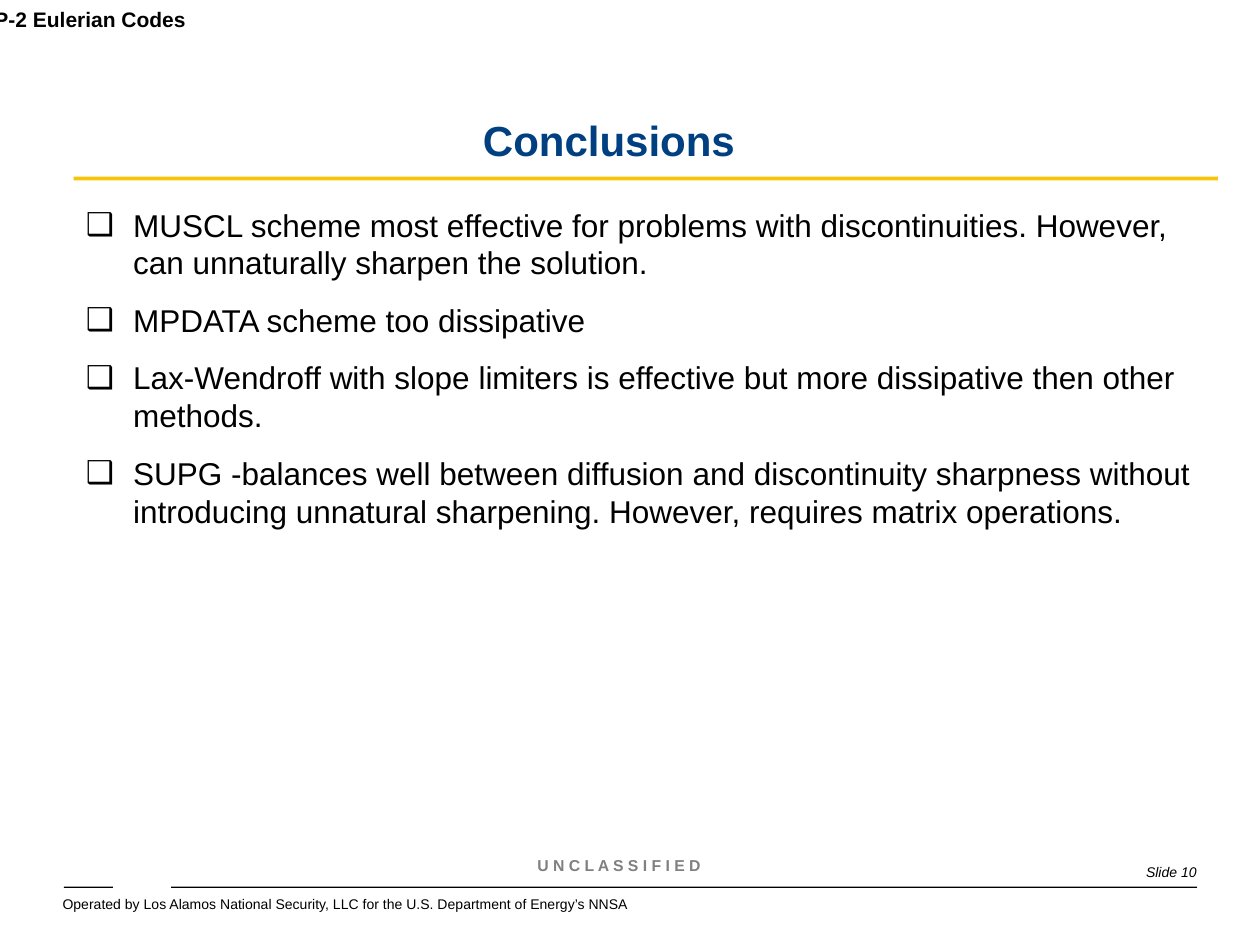
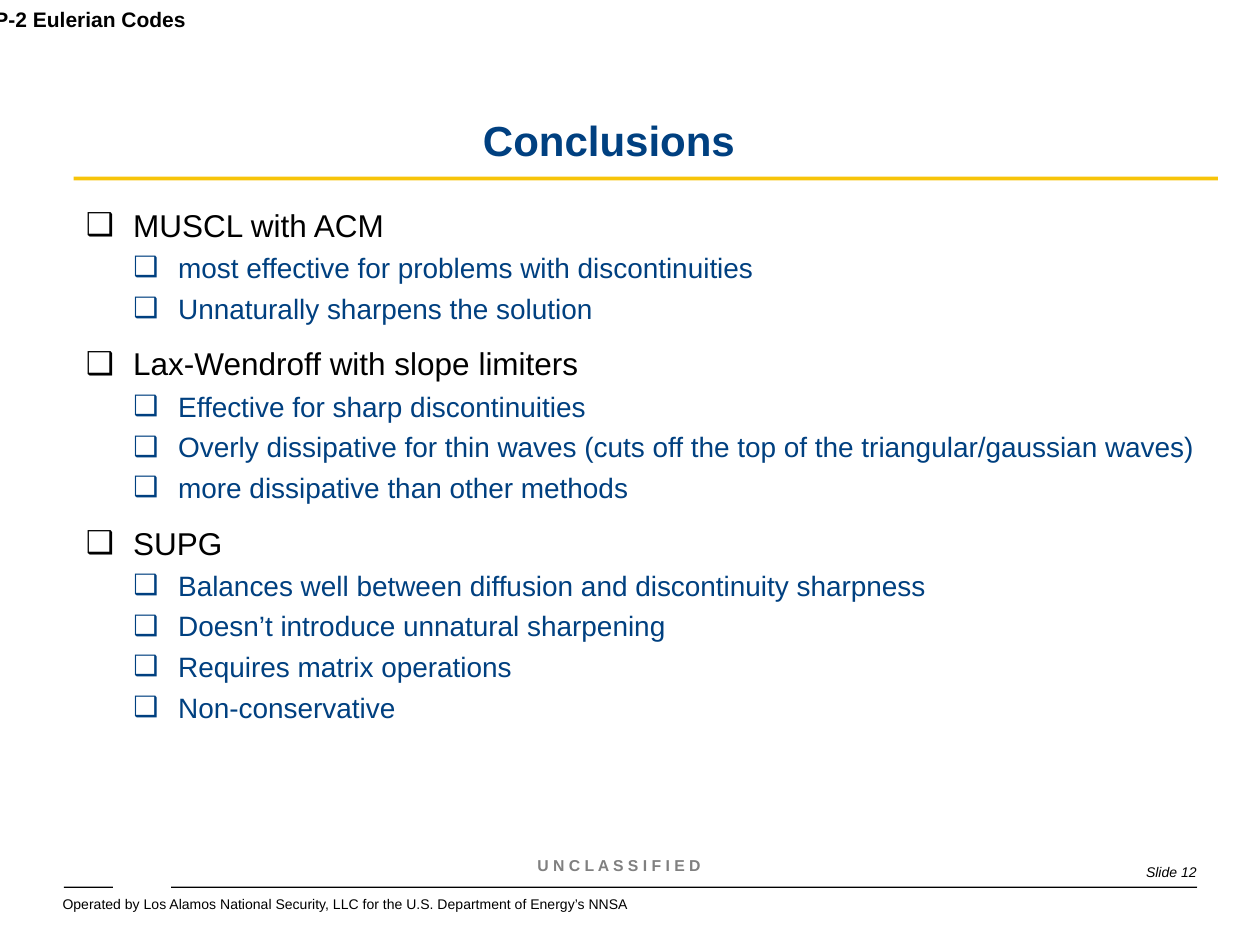
Before and after one commit to wmatern/summer_LANL, a slide deck: slide 12 of Final Research Presentation/Final_Research_Presentation.ppt (slide 10 before the commit). Drawn at 1260x945 pixels with LibreOffice and Linux fonts; fonts in the diff are those of the drawing; background and template pictures are left out. Boxes give left, top, right and bottom in pixels: in the first picture for what was removed or moved away, otherwise in the second. Text is boxed around its words. In the diff, an @@ line names an element or a change of style, - is before the commit and + after.

```diff
--- a/Final Research Presentation/Final_Research_Presentation.ppt
+++ b/Final Research Presentation/Final_Research_Presentation.ppt
@@ text at bbox=[133, 214, 1193, 719]: text changed; size 18 to 16 pt; text colour #000000 to #004080 @@
-❑ MUSCL scheme most effective for problems with discontinuities. However, can unnaturally sharpen the solution.
-❑ MPDATA scheme too dissipative
-❑ Lax-Wendroff with slope limiters is effective but more dissipative then other methods.
-❑ SUPG -balances well between diffusion and discontinuity sharpness without introducing unnatural sharpening. However, requires matrix operations.
+❑ MUSCL with ACM
+  ❑ most effective for problems with discontinuities
+  ❑ Unnaturally sharpens the solution
+❑ Lax-Wendroff with slope limiters
+  ❑ Effective for sharp discontinuities
+  ❑ Overly dissipative for thin waves (cuts off the top of the triangular/gaussian waves)
+  ❑ more dissipative than other methods
+❑ SUPG
+  ❑ Balances well between diffusion and discontinuity sharpness
+  ❑ Doesn’t introduce unnatural sharpening
+  ❑ Requires matrix operations
+  ❑ Non-conservative
@@ page number at bbox=[1146, 867, 1197, 877]: text changed @@
-Slide 10
+Slide 12
```
Also in this commit, not shown: 1 other slide changed, 1 slide added, 1 slide removed, 1 other file.
